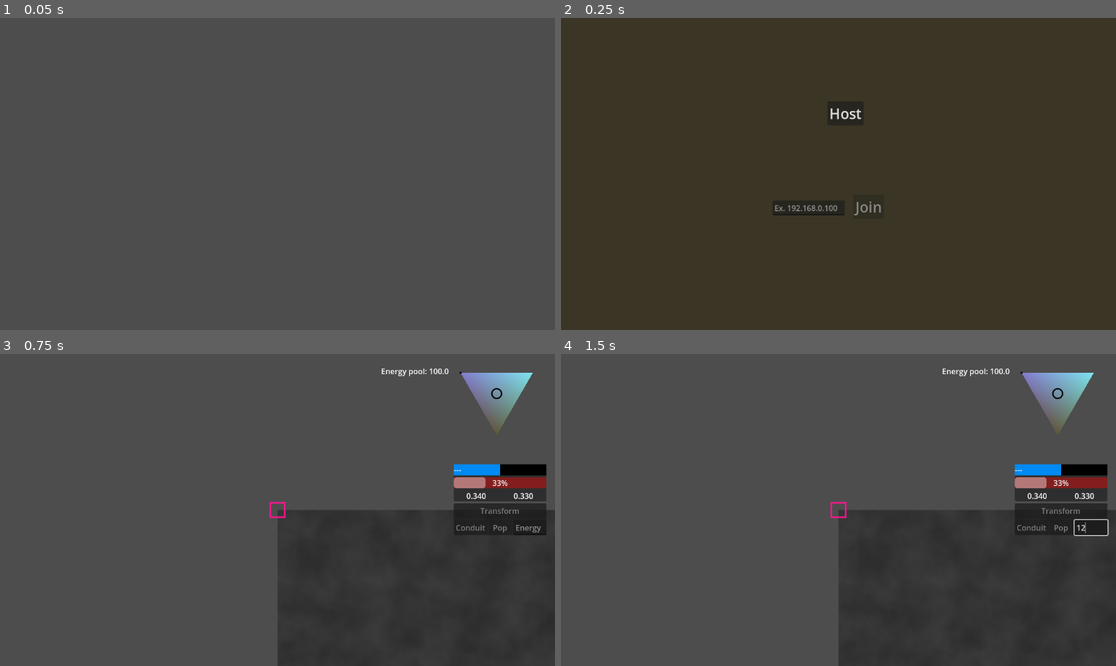
Above: before the commit, frames 1-4 (two rows, left to right).
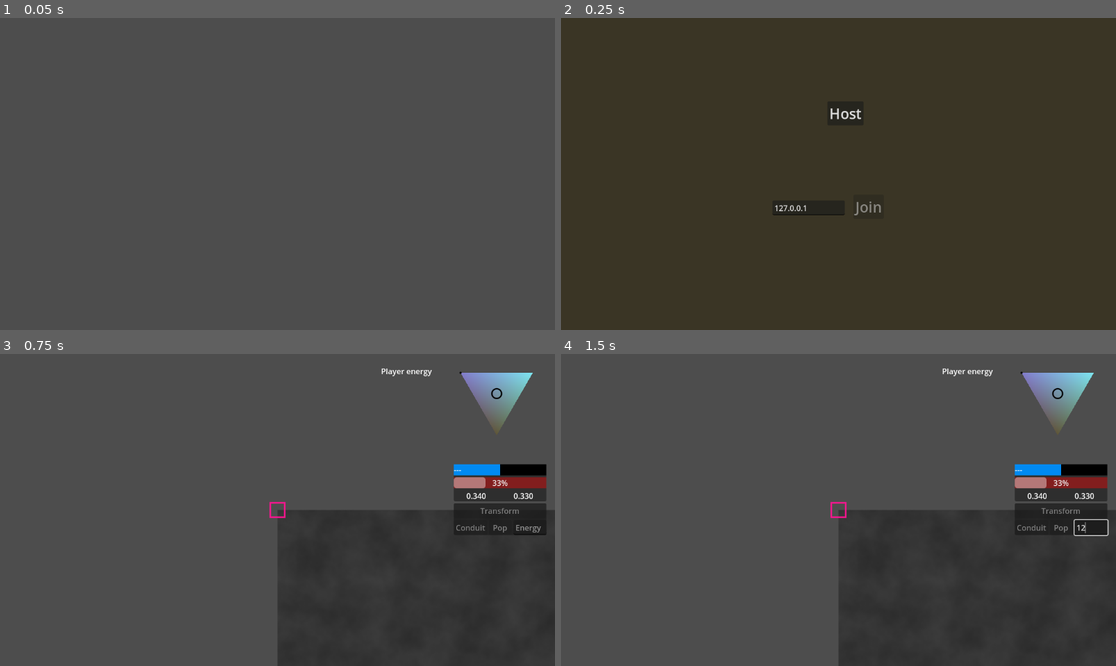
Above: after the commit, the same moments.

Repository: helmasur/conduit_rts
Game: Godot game, scene res://main.tscn
Two runs of this game, one before a commit and one after it. Both use one fixed random seed, a clock stepped at 60 frames per second and the inputs below.
Inputs (mouse positions are in pixels of both pictures, inside the frame that each line leads up to):
- Up to frame 1 (0.05 s): no input
- Up to frame 2 (0.25 s): no input
- Up to frame 3 (0.75 s): click "Host" at 0.5 s
- Up to frame 4 (1.5 s): click (1093, 528) at 1.27 s; type "12" at 1.35 s

Frame 1 is identical in both runs. In frame 2, 0.1% of the frame differs, in the area x 38-50%, y 59-62%; in frame 3, 0.1%, in the area x 68-81%, y 4-8%; in frame 4, 0.1%.

Commit message:
multiplayer steg 2

Diff:
--- a/MultiplayerManager.gd
+++ b/MultiplayerManager.gd
@@ -1,22 +1,31 @@
+## Detta är en autoload, res://MultiplayerManager.gd
 extends Node
 
 # Antal maxspelare
 const MAX_PLAYERS := 8
+const PORT := 12345
+const PLAYER = preload("res://player.tscn")
+
+var game: Node2D
 
 # Godot-nätverk
-var peer: MultiplayerPeer = null
+var peer = ENetMultiplayerPeer.new()
 
-func host(port: int = 12345) -> void:
-	peer = ENetMultiplayerPeer.new()
-	peer.create_server(port, MAX_PLAYERS)
+func host() -> void:
+	peer.create_server(PORT, MAX_PLAYERS)
 	multiplayer.multiplayer_peer = peer
-	print("Hosting on port", port)
+	print("Hosting on port", PORT)
 
 func join(ip: String, port: int = 12345) -> void:
-	peer = ENetMultiplayerPeer.new()
-	peer.create_client(ip, port)
+	peer.create_client(ip, PORT)
 	multiplayer.multiplayer_peer = peer
-	print("Joining", ip, ":", port)
+	print("Joining", ip, ":", PORT)
 
 func is_host() -> bool:
 	return multiplayer.is_server()
+
+@rpc("any_peer")
+func request_spawn_player():
+	if is_host():
+		#var peer_id = multiplayer.get_remote_sender_id()
+		$/root/Game/PlayerSpawner.spawn("res://player.tscn")
--- a/UnitBuild.gd
+++ b/UnitBuild.gd
@@ -2,7 +2,7 @@
 class_name UnitBuild
 
 static func start_build(unit: Unit, e: float, h: float, p: float, s: float) -> void:
-	var new_unit = unit.unit_scene.instantiate() as CharacterBody2D
+	var new_unit = unit.unit_scene.instantiate() as Unit
 	unit.get_tree().current_scene.add_child(new_unit)
 	unit.unit_to_build = new_unit
 	new_unit.player = unit.player
--- a/game.gd
+++ b/game.gd
@@ -1,3 +1,4 @@
+## game.gd
 extends Node2D
 
 var selected_unit: Node = null
@@ -5,13 +6,23 @@
 @export var player_scene: PackedScene = preload("res://player.tscn")
 
 func _ready():
+	pass
 	_on_game_started()
+	if multiplayer.is_server():
+		multiplayer.peer_connected.connect(_add_player)
+		##get_tree().connect("peer_connected", Callable(self, "_on_network_peer_connected"))
+		#var mp = get_tree().get_multiplayer()
+		#mp.peer_connected.connect(_on_network_peer_connected)
+	$Camera2D.make_current()
+
+func _on_network_peer_connected(peer_id: int) -> void:
+	print("Ny klient ansluten med peer_id:", peer_id)
+	_add_player(peer_id)
 
 func _on_game_started():
-	if MultiplayerManager.is_host():
+	if multiplayer.is_server():
 		for id in multiplayer.get_peers():
 			_add_player(id)
-
 		# Lägg även till dig själv
 		_add_player(multiplayer.get_unique_id())
 
@@ -20,11 +31,9 @@
 	player.name = "Player_%s" % peer_id
 	add_child(player)
 	player.set_multiplayer_authority(peer_id)
-	if peer_id == multiplayer.get_unique_id():
-		$CanvasLayer/GUI.player = player
-		player.spawn_initial_unit()
 
 func _unhandled_input(event: InputEvent) -> void:
+	if not is_multiplayer_authority(): return
 	if event is InputEventMouseButton and event.pressed:
 		var camera = $Camera2D
 		var click_pos = camera.get_global_mouse_position()
--- a/game.tscn
+++ b/game.tscn
@@ -208,6 +208,10 @@
 size_flags_horizontal = 3
 text = "f"
 
+[node name="PlayerSpawner" type="MultiplayerSpawner" parent="."]
+_spawnable_scenes = PackedStringArray("uid://b74nujfyhp6qr")
+spawn_path = NodePath("..")
+
 [connection signal="pressed" from="CanvasLayer/GUI/Stack/Buttons/VBoxContainer/Transform_button" to="CanvasLayer/GUI" method="_on_transform_button_pressed"]
 [connection signal="pressed" from="CanvasLayer/GUI/Stack/Buttons/VBoxContainer/HBoxContainer/Conduit" to="CanvasLayer/GUI" method="_on_conduit_pressed"]
 [connection signal="pressed" from="CanvasLayer/GUI/Stack/Buttons/VBoxContainer/HBoxContainer/Pop" to="CanvasLayer/GUI" method="_on_pop_pressed"]
--- a/main_menu.gd
+++ b/main_menu.gd
@@ -8,11 +8,11 @@
 
 # Exempel: Starta som host
 func _on_host_button_pressed():
+	get_tree().change_scene_to_file("res://game.tscn")
 	MultiplayerManager.host()
-	get_tree().change_scene_to_file("res://game.tscn")
 
 
 # Eller klient
 func _on_join_button_pressed():
+	get_tree().change_scene_to_file("res://game.tscn")
 	MultiplayerManager.join(join_ip)
-	get_tree().change_scene_to_file("res://game.tscn")
--- a/main_menu.tscn
+++ b/main_menu.tscn
@@ -51,6 +51,7 @@
 offset_top = 379.0
 offset_right = 589.0
 offset_bottom = 410.0
+text = "127.0.0.1"
 placeholder_text = "Ex. 192.168.0.100"
 
 [connection signal="pressed" from="Host Button" to="." method="_on_host_button_pressed"]
--- a/player.gd
+++ b/player.gd
@@ -6,17 +6,37 @@
 @export var player_color: Color = Color.DEEP_PINK
 @export var world_size = Vector2(2048, 2048)
 var unit_scene = preload("res://unit.tscn")
+@onready var unit_spawner = $UnitSpawner
+
 
 func _ready() -> void:
+	if not is_multiplayer_authority(): return
+
+
+
 	add_to_group("players")
 	print("Player ready: ", multiplayer.get_unique_id())
+	#var sp = "/root/Player_" + str(multiplayer.get_unique_id())
+	#var name = self.name  # Förväntas vara t.ex. "Player_3"
+	print(name)
+	unit_spawner.spawn_path = NodePath("/root/" + name)
+
+	# Debugutskrift för att se vem som har authority
+	print("Player node ready. peer_id =", multiplayer.get_unique_id(),
+		  "  authority =", get_multiplayer_authority())
+
+	# Om denna nod är min lokalt (klientens unika ID == authority),
+	# då spawnar jag min enhet:
+	if get_multiplayer_authority() == multiplayer.get_unique_id():
+		spawn_initial_unit()
 
 func spawn_initial_unit():
+	print("spawn")
+	#if is_multiplayer_authority():
 	var unit = unit_scene.instantiate()
 	unit.global_position = Vector2.ZERO
 	unit.energy = 1000
 	unit.target_energy = 1000
-	#unit.world_size = world_size
 	unit.player = self
 	add_child(unit)
 
--- a/player.tscn
+++ b/player.tscn
@@ -4,3 +4,7 @@
 
 [node name="Player" type="Node2D"]
 script = ExtResource("1_4flbx")
+
+[node name="UnitSpawner" type="MultiplayerSpawner" parent="."]
+_spawnable_scenes = PackedStringArray("uid://bxnd7hcypruou")
+spawn_path = NodePath("..")
--- a/unit.gd
+++ b/unit.gd
@@ -51,6 +51,7 @@
 	$Area2D.connect("body_entered", Callable(self, "_on_proximity_entered"))
 
 func _physics_process(delta: float) -> void:
+	if not is_multiplayer_authority(): return
 	handle_state_machine(delta)
 	if speed_prop < 0.01: destination = global_position
 	if energy < target_energy:
